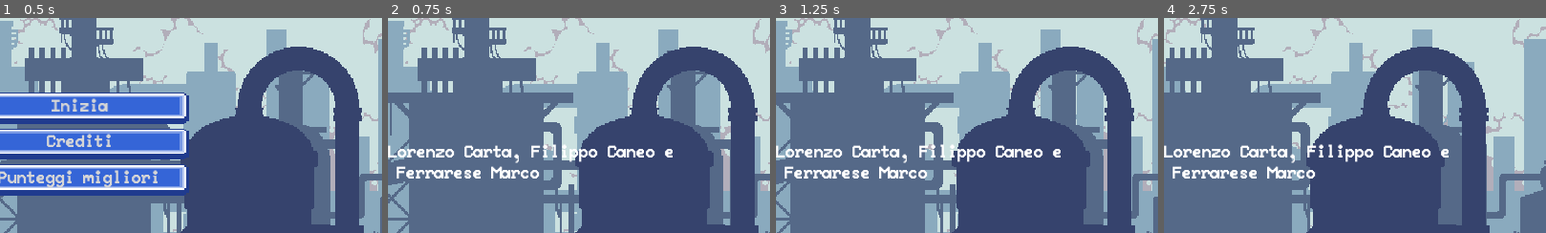
Above: before the commit, frames 1-4 (left to right).
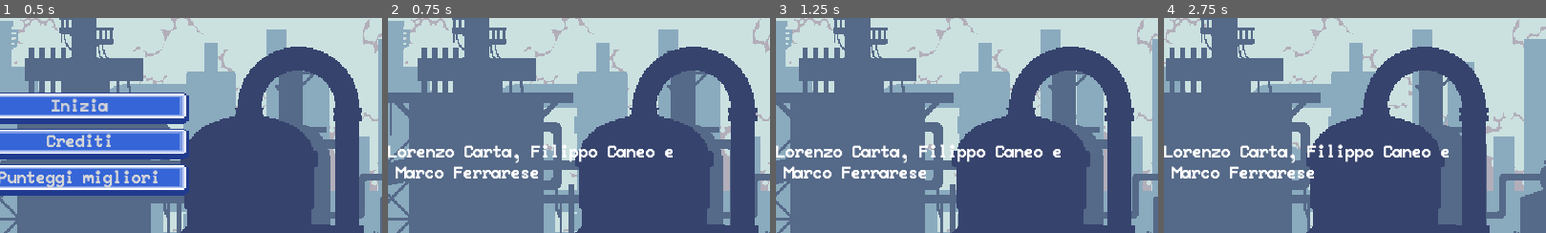
Above: after the commit, the same moments.

Repository: M4rk03/Tetris_JobOrienta
Game: Godot game, scene res://scenes/MainMenu.tscn
Same seed, same stepped clock (60 frames per second), same inputs: the game is played once before the commit and once after it.
Inputs:
- Up to frame 1 (0.5 s): no input
- Up to frame 2 (0.75 s): click "Crediti" at 0.5 s
- Up to frame 3 (1.25 s): no input
- Up to frame 4 (2.75 s): hold D (right_move) 1.28-2.03 s; tap Space (rotate) at 1.35, 2.1 s; hold S (down_move) from 2.03 s (still down)
The pictures show only the part of the screen within x 40-90%, y 16-66%; the shares and areas given below are measured in that part.

Frame 1 is identical in both runs. In frame 2, 0.8% of the frame differs, in the area x 2-40%, y 68-75%; in frame 3, 0.8%; in frame 4, 0.9%.

Commit message:
Add array for position shape

Diff:
--- a/file_data.json
+++ b/file_data.json
@@ -1,3 +1,5 @@
 {
 "3929088184": {"name":"Lorenzo","score":7210}
+,
+"3929088185": {"name":"ops","score":69600}
 }
--- a/scenes/CreditsPage.tscn
+++ b/scenes/CreditsPage.tscn
@@ -47,7 +47,7 @@
 margin_right = 400.0
 margin_bottom = 35.5
 custom_fonts/font = SubResource( 2 )
-text = "Game made by Lorenzo Carta, Filippo Caneo e Ferrarese Marco"
+text = "Game made by Lorenzo Carta, Filippo Caneo e Marco Ferrarese"
 align = 1
 autowrap = true
 
--- a/scenes/I-Shape.tscn
+++ b/scenes/I-Shape.tscn
@@ -4,7 +4,7 @@
 [ext_resource path="res://scripts/shape.gd" type="Script" id=2]
 
 [sub_resource type="RectangleShape2D" id=2]
-extents = Vector2( 14.9998, 63.0001 )
+extents = Vector2( 15.9998, 64.0001 )
 
 [node name="I-Shape" type="Node2D"]
 script = ExtResource( 2 )
@@ -30,7 +30,7 @@
 collision_mask = 2
 
 [node name="ShapeCollision" type="CollisionShape2D" parent="ShapeArea2D"]
-position = Vector2( 0, 4.76837e-07 )
+position = Vector2( -1.90735e-06, 0 )
 rotation = 1.5708
 shape = SubResource( 2 )
 one_way_collision_margin = 0.0
--- a/scenes/J-Shape.tscn
+++ b/scenes/J-Shape.tscn
@@ -29,5 +29,5 @@
 [node name="ShapeCollision" type="CollisionPolygon2D" parent="ShapeArea2D"]
 position = Vector2( 24, 16 )
 rotation = 1.5708
-polygon = PoolVector2Array( -15.0001, -22.9999, 14.9999, -23.0001, 15.0003, 70.9999, -46.9997, 71.0002, -46.9999, 41.0002, -14.9999, 41.0001 )
+polygon = PoolVector2Array( -16.0001, -23.9999, 15.9999, -24.0001, 16.0003, 71.9999, -47.9997, 72.0002, -47.9999, 40.0002, -15.9999, 40.0001 )
 one_way_collision_margin = 0.0
--- a/scenes/L-Shape.tscn
+++ b/scenes/L-Shape.tscn
@@ -29,5 +29,5 @@
 [node name="CollisionPolygon2D" type="CollisionPolygon2D" parent="ShapeArea2D"]
 position = Vector2( 15, 33 )
 rotation = -1.5708
-polygon = PoolVector2Array( 2.00022, -62, 32.0002, -61.9999, 32, 2.00012, 64, 2.00023, 63.9999, 32.0002, 1.99988, 32 )
+polygon = PoolVector2Array( 1.00023, -63, 33.0002, -62.9999, 33, 1.00012, 65, 1.00024, 64.9999, 33.0002, 0.99988, 33 )
 one_way_collision_margin = 0.0
--- a/scenes/O-Shape.tscn
+++ b/scenes/O-Shape.tscn
@@ -4,7 +4,7 @@
 [ext_resource path="res://scripts/shape.gd" type="Script" id=2]
 
 [sub_resource type="RectangleShape2D" id=1]
-extents = Vector2( 31, 31 )
+extents = Vector2( 32, 32 )
 
 [node name="O-Shape" type="Node2D"]
 script = ExtResource( 2 )
--- a/scenes/S-Shape.tscn
+++ b/scenes/S-Shape.tscn
@@ -28,5 +28,5 @@
 
 [node name="CollisionPolygon2D" type="CollisionPolygon2D" parent="ShapeArea2D"]
 position = Vector2( -33, -15 )
-polygon = PoolVector2Array( -14, -16, 48, -16, 48, 16, 80, 16, 80, 46, 18, 46, 18, 14, -14, 14 )
+polygon = PoolVector2Array( -15, -17, 49, -17, 49, 15, 81, 15, 81, 47, 17, 47, 17, 15, -15, 15 )
 one_way_collision_margin = 0.0
--- a/scenes/T-Shape.tscn
+++ b/scenes/T-Shape.tscn
@@ -29,5 +29,5 @@
 [node name="CollisionPolygon2D" type="CollisionPolygon2D" parent="ShapeArea2D"]
 position = Vector2( 31, 17 )
 rotation = -3.14159
-polygon = PoolVector2Array( -16, -14, 78, -14.0002, 78, 15.9998, 46, 15.9999, 46.0001, 47.9999, 16.0001, 48, 16, 16, -16, 16 )
+polygon = PoolVector2Array( -17, -15, 79, -15.0002, 79, 16.9998, 47, 16.9999, 47.0001, 48.9999, 15.0001, 49, 15, 17, -17, 17 )
 one_way_collision_margin = 0.0
--- a/scripts/game_over.gd
+++ b/scripts/game_over.gd
@@ -2,7 +2,7 @@
 
 var player_name
 var points = SceneSwitcher.get_params("score")
-var file = "res://file_data.json"
+var path = "res://file_data.json"
 var id = 0
 var scores
 
@@ -24,7 +24,6 @@
 	file_data.name = player_name
 	print(player_name)
 	var file = File.new()
-	var path = "res://file_data.json"
 	if (file.file_exists(path)):
 		file.open(path, File.READ_WRITE)
 		scores = parse_json(file.get_as_text())
--- a/scripts/shape.gd
+++ b/scripts/shape.gd
@@ -3,6 +3,7 @@
 
 const GRID_SIZE = 32
 var arrayAreaColliding = []
+export var arrayPositionShape = []
 
 var isDroppable = false
 export var isPickable = false
@@ -12,43 +13,64 @@
 var shapeTimer
 var posShape
 
-
+#
 func _ready():
 	shapeTimer = Timer.new()
 	add_child(shapeTimer)
 	shapeTimer.connect("timeout", self, "_on_Timer_timeout")
 
-func countGridCollisions():
+#
+func countPoint():
 	yield(get_tree().create_timer(0.1), "timeout")
+
+	if isDroppable:
+		for el in arrayPositionShape:
+			if(el.x >= 192 && el.x <= 416 && el.y >= 496 && el.y <= 688):
+				insideCount += 1
+		get_parent().get_node("Score").calcScore(insideCount)
+
+#
+func setPositionShape():
+	position = Vector2(stepify(global_position.x, GRID_SIZE), stepify(global_position.y, GRID_SIZE))
+
+	if "O-Shape" in self.name:
+		posShape = Vector2(-16,0)
+	else:
+		posShape = Vector2(0,-16)
+
+#
+func setArrayPosition():
+	var blocks = self.get_children()
+
+	for i in range(0, 4):
+		arrayPositionShape.append(blocks[i].global_position)
+		print(blocks[i].global_position)
+
+#
+func dropShape():
+	if isDroppable:
+		setPositionShape()
+		position += posShape
+		setArrayPosition()
+
+		var n = 0
+		for el in arrayPositionShape:
+			if position == el:
+				n += 1
+		if n != 0:
+			print('combacia')
+
+		isPickable = false
+		isDroppable = false
+		z_index -= 1
+		countPoint()
+		emit_signal("placed")
+
+#
+func checkIfDroppable():
 	arrayAreaColliding = []
 	arrayAreaColliding = $ShapeArea2D.get_overlapping_areas()
 
-	if isDroppable:
-		for i in range(arrayAreaColliding.size()):
-			if(arrayAreaColliding[i].name == "AreaGridElement"):
-				insideCount += 1
-		get_parent().get_node("Score").calcScore(insideCount)
-
-func setPositionShape():
-	if "O-Shape" in self.name:
-		posShape = Vector2(-16,0)
-	else:
-		posShape = Vector2(0,-17)
-
-func dropShape():
-	if isDroppable:
-		position = Vector2(stepify(global_position.x, GRID_SIZE), stepify(global_position.y, GRID_SIZE))
-		setPositionShape()
-		position += posShape
-		isPickable = false
-		z_index -= 1
-		Input.set_mouse_mode(Input.MOUSE_MODE_VISIBLE)
-		emit_signal("placed")
-		countGridCollisions()
-
-func checkIfDroppable():
-	arrayAreaColliding = []
-	arrayAreaColliding = $ShapeArea2D.get_overlapping_areas()
 	for i in range(arrayAreaColliding.size()):
 		if(arrayAreaColliding[i].name == "ShapeArea2D"):
 			dropShape()
@@ -59,6 +81,7 @@
 		else:
 			isDroppable = false
 
+#
 func _process(_delta):
 	if isPickable:
 		checkIfDroppable()
@@ -69,11 +92,11 @@
 				self.rotation_degrees = 0
 
 		if Input.is_action_just_pressed("left_move"):
-			self.position.x -= 32
+			self.position.x -= GRID_SIZE
 		if Input.is_action_just_pressed("right_move"):
-			self.position.x += 32
-		if Input.is_action_pressed("down_move"):
-			self.position.y += 2
+			self.position.x += GRID_SIZE
+		if Input.is_action_just_pressed("down_move"):
+			self.position.y += GRID_SIZE
 
 		if shapeTimer.is_stopped():
 			startShapeTimer()
@@ -83,10 +106,12 @@
 			get_parent().get_node("Score").palletScore -= 200
 			emit_signal("placed")
 
+#
 func startShapeTimer():
 	shapeTimer.start()
 
+#
 func _on_Timer_timeout():
 	if isPickable:
-		self.position.y += 32
+		self.position.y += GRID_SIZE
 		startShapeTimer()
--- a/scripts/shape_generator.gd
+++ b/scripts/shape_generator.gd
@@ -21,7 +21,7 @@
 	var chosenShape = shapeDictionary[randi() % shapeDictionary.size()]
 	# Instances shape, sets shape position, puts in the array shapes
 	var shape = load("res://scenes/" + chosenShape + ".tscn").instance()
-	if chosenShape == "O-Shape":
+	if "O-Shape" in chosenShape:
 		posX = conPosX - 16
 		posY = conPosY - 16
 	else:
@@ -34,7 +34,6 @@
 	for i in range (3, 0, -1):
 		shapes[i] = shapes[i-1]
 		shapes[i].position.x += 160
-		shapes[i].position.y = posY
 		if(i == 3):
 			shapes[i].isPickable = true
 
Binary file removed: assets/gridDispla.png
Not shown, removed: assets/gridDispla.png.import
Binary file removed: assets/palletGrid.png
Not shown, removed: assets/palletGrid.png.import
Binary file removed: assets/palletGridSmall.png
Not shown, removed: assets/palletGridSmall.png.import
Binary file removed: assets/screenGrid.png
Not shown, removed: assets/screenGrid.png.import
Not shown: 1 places in scenes/Main.tscn that only renumber resources
